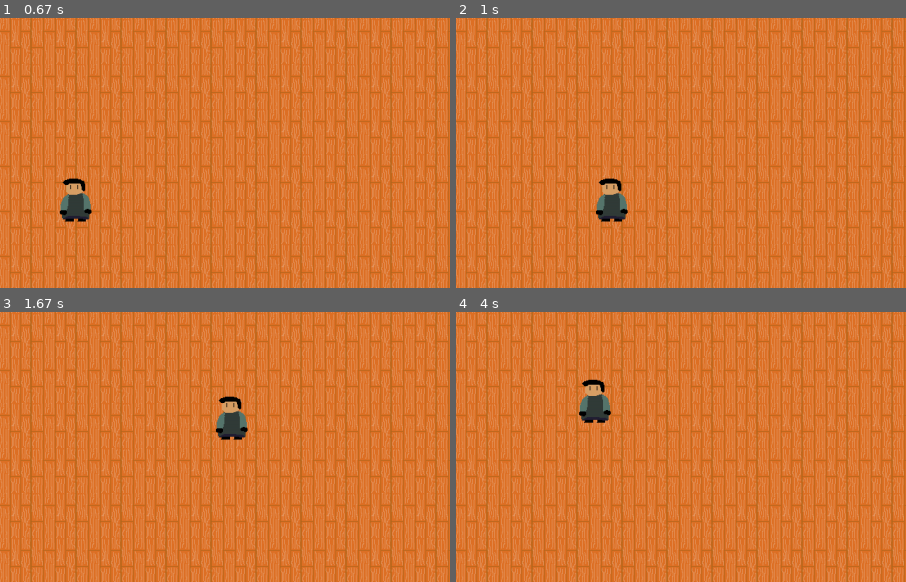
Above: before the commit, frames 1-4 (two rows, left to right).
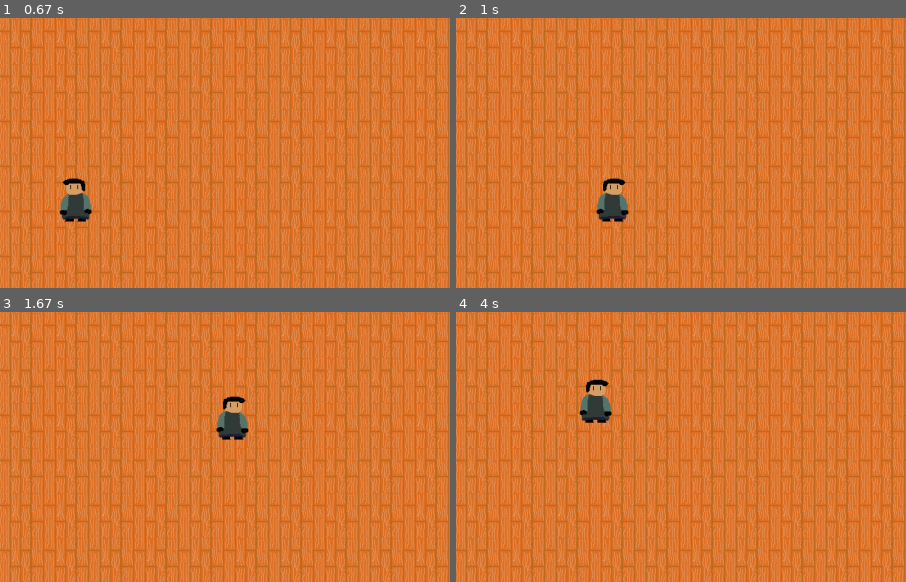
Above: after the commit, the same moments.

Repository: jgabrielsg/LP-PyGame
Game: pygame game, started from main.py
Same seed, same stepped clock (60 frames per second), same inputs: the game is played once before the commit and once after it.
Inputs (mouse positions are % of the whole screen's width and height, from its top left):
- Up to frame 1 (0.67 s): click "PLAY" at 0.38 s
- Up to frame 2 (1 s): hold Right from 0.67 s (still down); move the mouse to (46, 54) at 0.7 s
- Up to frame 3 (1.67 s): release Right at 1.13 s; hold Up 1.17-1.47 s; hold Right from 1.5 s (still down)
- Up to frame 4 (4 s): release Right at 1.97 s; hold Left 2-2.53 s; hold Down 2.57-2.87 s; hold Left 2.9-3.3 s; hold Up 3.33-3.7 s; hold Right from 3.73 s (still down)
The pictures show only the part of the screen within x 42-92%, y 16-66%; the shares and areas given below are measured in that part.

Frame 1 is identical in both runs. In frame 2, 0.3% of the frame differs, in the area x 31-39%, y 59-76%; in frame 3, 0.3%; in frame 4, 0.3%, in the area x 27-35%, y 24-42%.

Commit message:
Agora o personagem vira para direita e esquerda (graficamente)

Diff:
--- a/characters/player.py
+++ b/characters/player.py
@@ -3,7 +3,8 @@
 class Player(pygame.sprite.Sprite):
     def __init__(self, pos, group, image_path=None):
         super().__init__(group)
-        self.image = pygame.image.load(image_path).convert_alpha()
+        self.original_image = pygame.image.load(image_path).convert_alpha()
+        self.image = self.original_image
         self.rect = self.image.get_rect(center = pos)
         self.direction = pygame.math.Vector2()
         self.speed = 3
@@ -13,8 +14,10 @@
 
         if keys[pygame.K_LEFT]:
             self.direction.x = -1
+            self.image = self.original_image
         elif keys[pygame.K_RIGHT]:
             self.direction.x = 1
+            self.image = pygame.transform.flip(self.original_image, True, False)
         else:
             self.direction.x = 0
 
